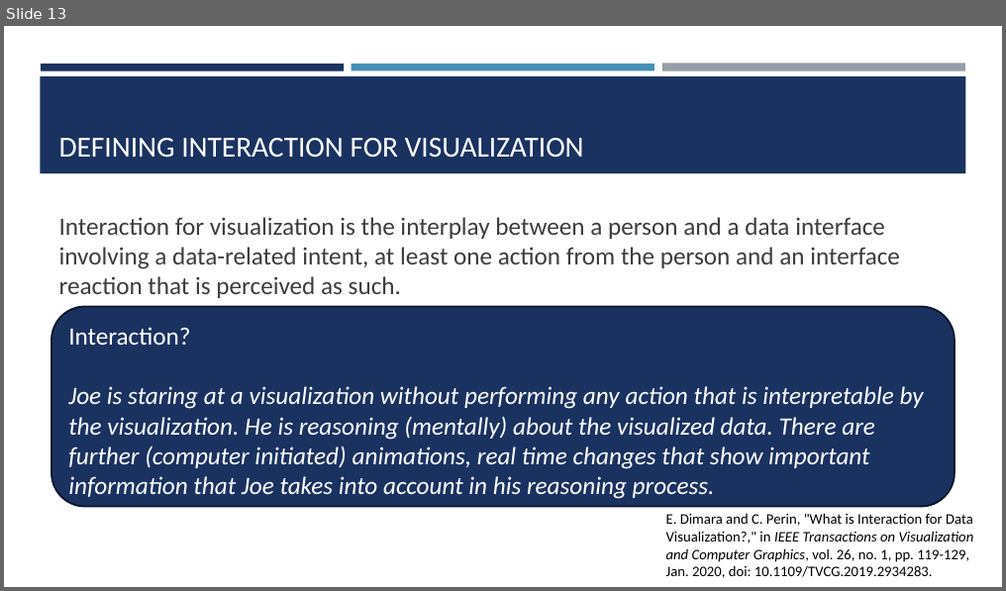
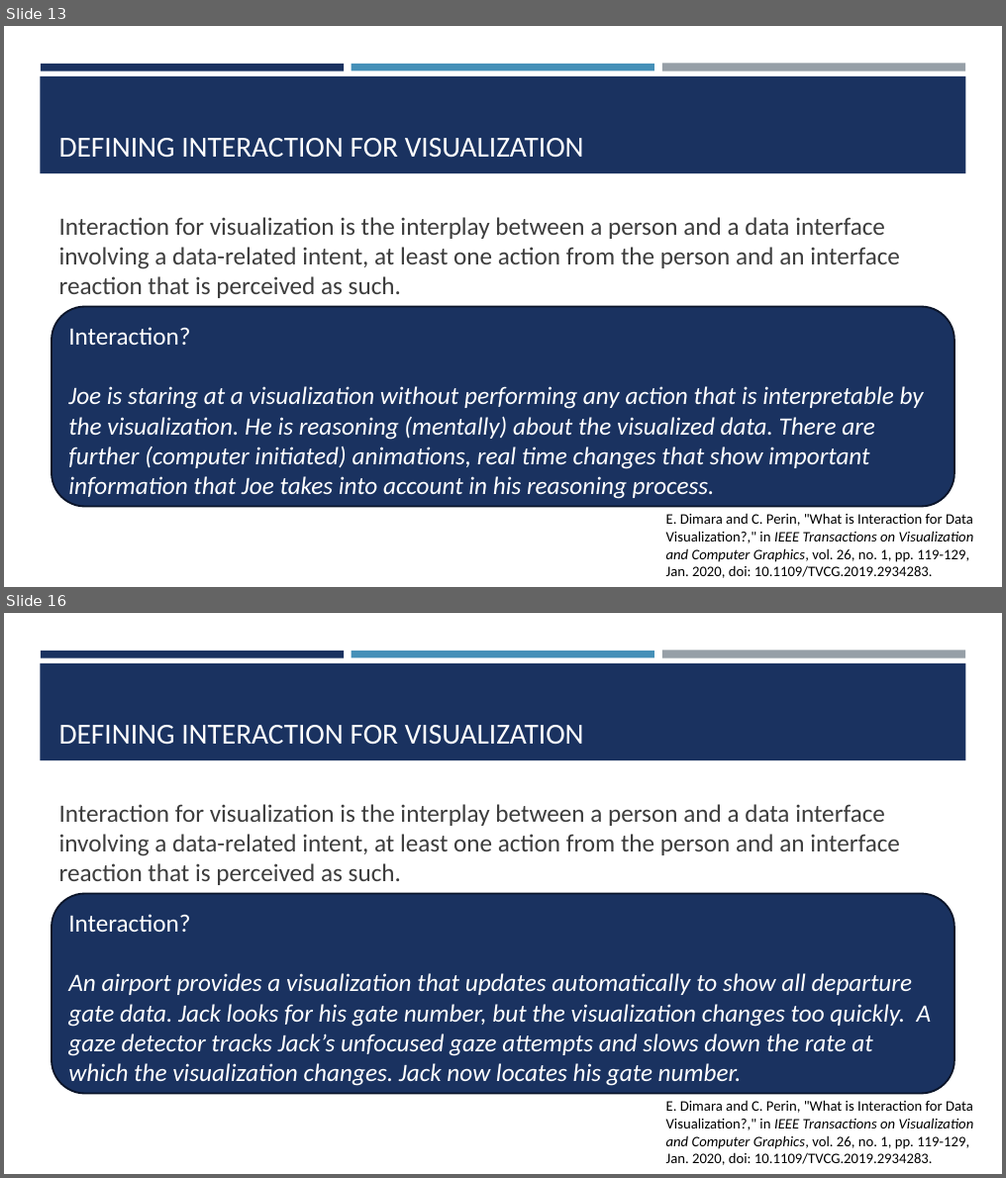
Before and after one commit to amosca01/SDS-CSC235, a slide deck: slides/05-interaction.pptx. Shown one above the other, each under a label of ours: slide 13 before the commit, slides 13 and 16 after it; the slides between them are not shown. The pictures are 1006x591 and 1006x1178 pixels, drawn with LibreOffice and Linux fonts; fonts in the diff are those of the drawing. Boxes give left, top, right and bottom in pixels: in the first picture for what was removed or moved away, otherwise in the second. Text is boxed around its words. In the diff, an @@ line names an element or a change of style, - is before the commit and + after.

Commit message:
interaction

```diff
--- a/slides/05-interaction.pptx
+++ b/slides/05-interaction.pptx
@@ slide 16 added at (x1=4, y1=613, x2=1002, y2=1174), background #FFFFFF; not listed: 4 template elements that a slide beside it also shows @@
@@ title added at (x1=59, y1=725, x2=584, y2=745), 28 pt, text #FFFFFF @@
+DEFINING INTERACTION FOR VISUALIZATION
@@ text added at (x1=59, y1=804, x2=900, y2=885), 24 pt, text #3D3D3D @@
+Interaction for visualization is the interplay between a person and a data interface involving a data-related intent, at least one action from the person and an interface reaction that is perceived as such.
@@ rounded rectangle added at (x1=52, y1=894, x2=954, y2=1093), fill #1A3260, outline #0B162A 1.75 pt, 24 pt, text #FFFFFF, italic @@
+Interaction?
+An airport provides a visualization that updates automatically to show all departure gate data. Jack looks for his gate number, but the visualization changes too quickly. A gaze detector tracks Jack’s unfocused gaze attempts and slows down the rate at which the visualization changes. Jack now locates his gate number.
@@ text added at (x1=666, y1=1100, x2=974, y2=1165), 14 pt, text #000000 @@
+E. Dimara and C. Perin, "What is Interaction for Data Visualization?," in IEEE Transactions on Visualization and Computer Graphics, vol. 26, no. 1, pp. 119-129, Jan. 2020, doi: 10.1109/TVCG.2019.2934283.
```
Also in this commit, not shown: 1 slide changed, 13 other slides added, 5 other files.
